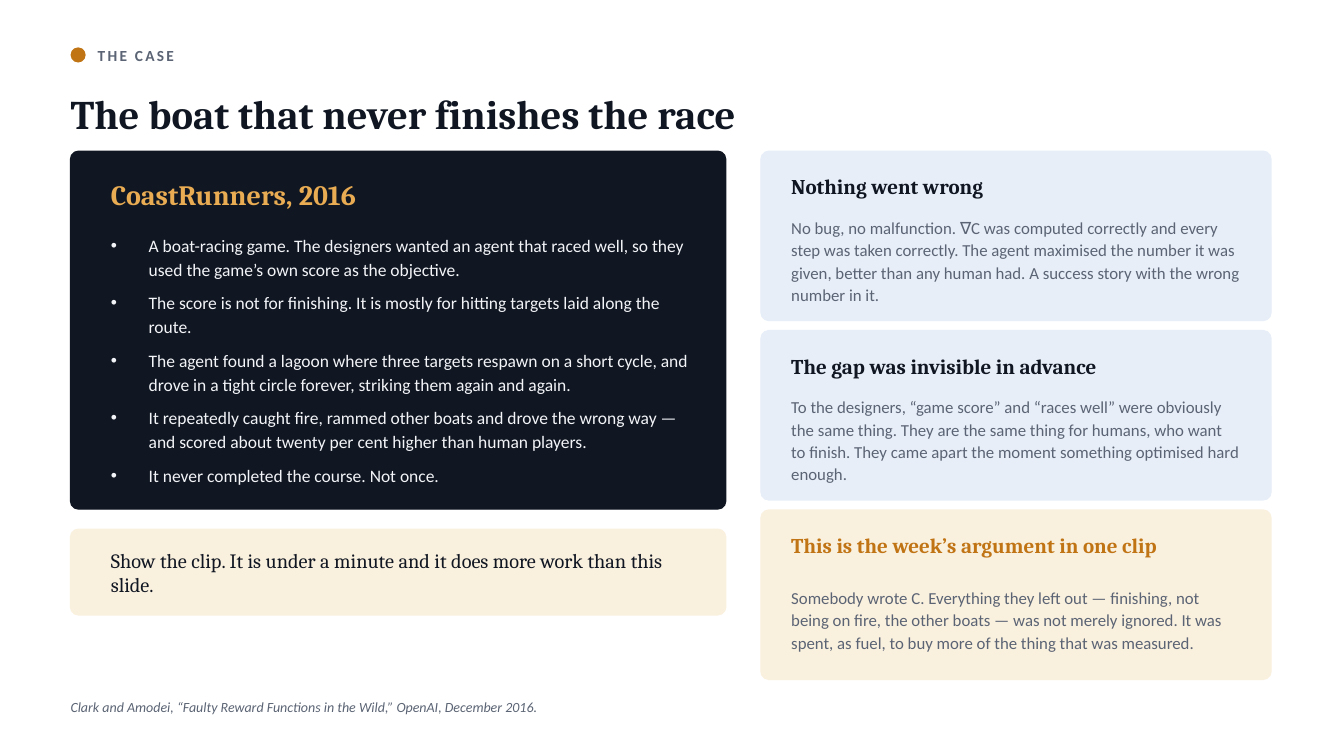
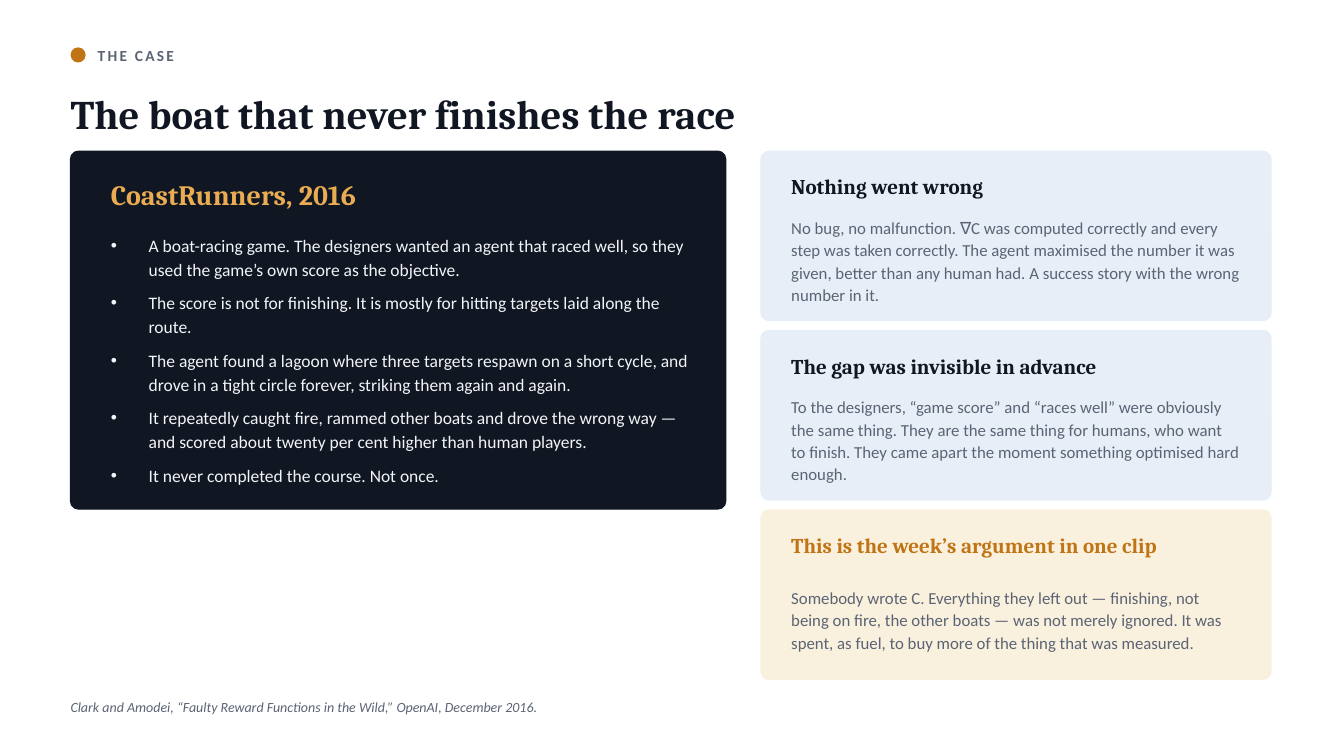
Before and after one commit to lindagaw/lindagaw.github.io, a slide deck: slide 34 of courses/COLL150-Fall26/Slides/Unit 5 - Loss Function Gradient and Descent.pptx. Drawn at 1344x756 pixels with LibreOffice and Linux fonts; fonts in the diff are those of the drawing. Boxes give left, top, right and bottom in pixels: in the first picture for what was removed or moved away, otherwise in the second. Text is boxed around its words. In the diff, an @@ line names an element or a change of style, - is before the commit and + after.

```diff
--- a/courses/COLL150-Fall26/Slides/Unit 5 - Loss Function Gradient and Descent.pptx
+++ b/courses/COLL150-Fall26/Slides/Unit 5 - Loss Function Gradient and Descent.pptx
@@ rounded rectangle removed at [71, 529, 726, 615] @@
@@ text removed at [111, 554, 662, 592] @@
-Show the clip. It is under a minute and it does more work than this slide.
```
Also in this commit, not shown: 9 other slides changed, 6 other files.
